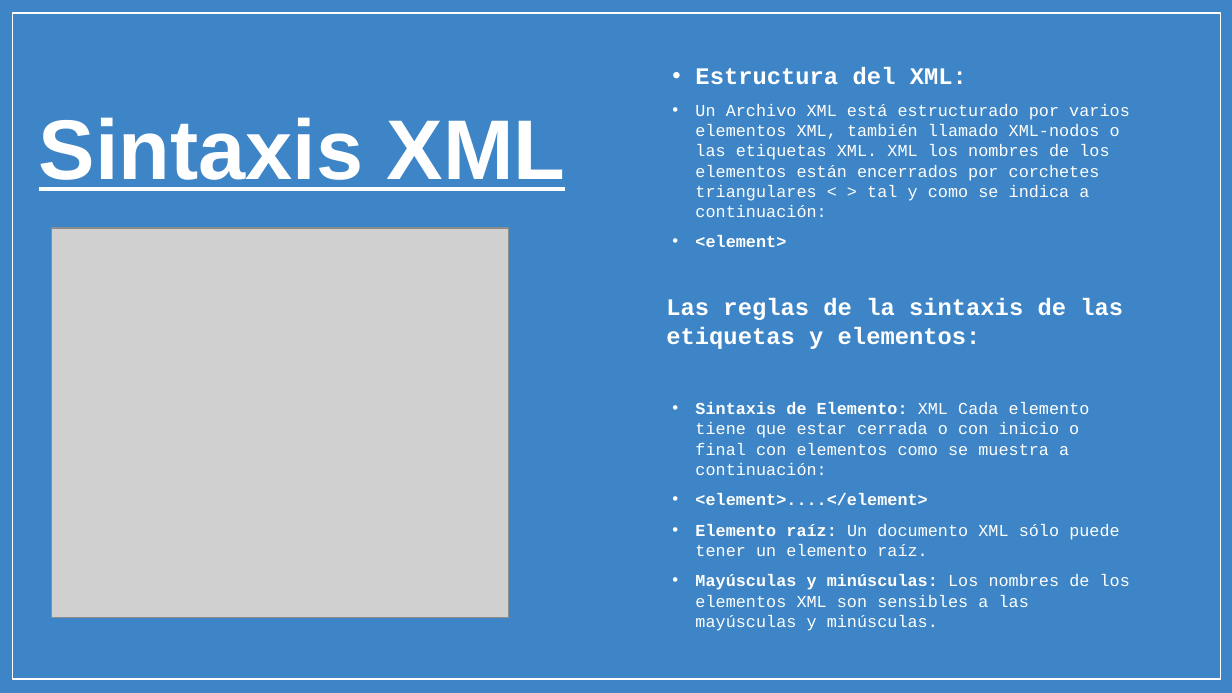
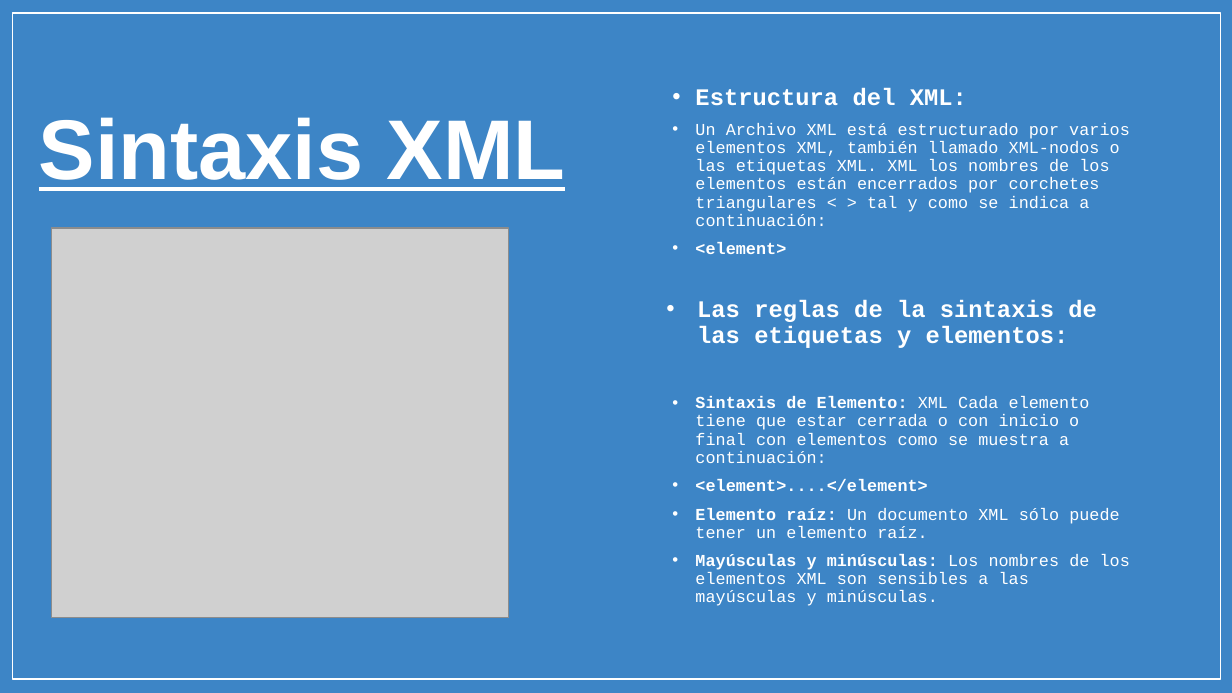
Before and after one commit to micarsan/DAW1-CSS_Avanzado, a slide deck: slide 6 of xml/PARTE_1_STORY_01_Y_02_XML_y_RSS.pptx. Drawn at 1232x693 pixels with LibreOffice and Linux fonts; fonts in the diff are those of the drawing; grey boxes stand for pictures; background and template pictures are left out. Boxes give left, top, right and bottom in pixels: in the first picture for what was removed or moved away, otherwise in the second. Text is boxed around its words. In the diff, an @@ line names an element or a change of style, - is before the commit and + after.

```diff
--- a/xml/PARTE_1_STORY_01_Y_02_XML_y_RSS.pptx
+++ b/xml/PARTE_1_STORY_01_Y_02_XML_y_RSS.pptx
@@ subtitle "Estructura del XML:" at box(695, 88, 1130, 606): line spacing 1 to 0.9; bullet none to • @@
```
Also in this commit, not shown: 10 other slides changed, 4 slides added.
